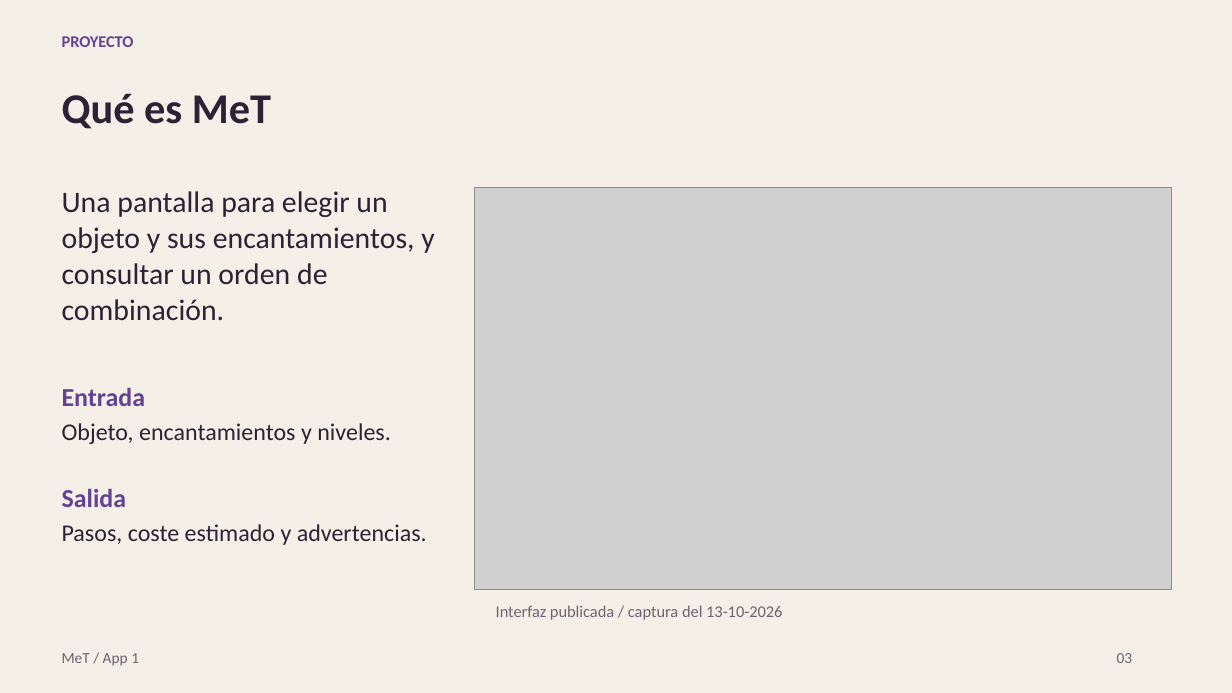
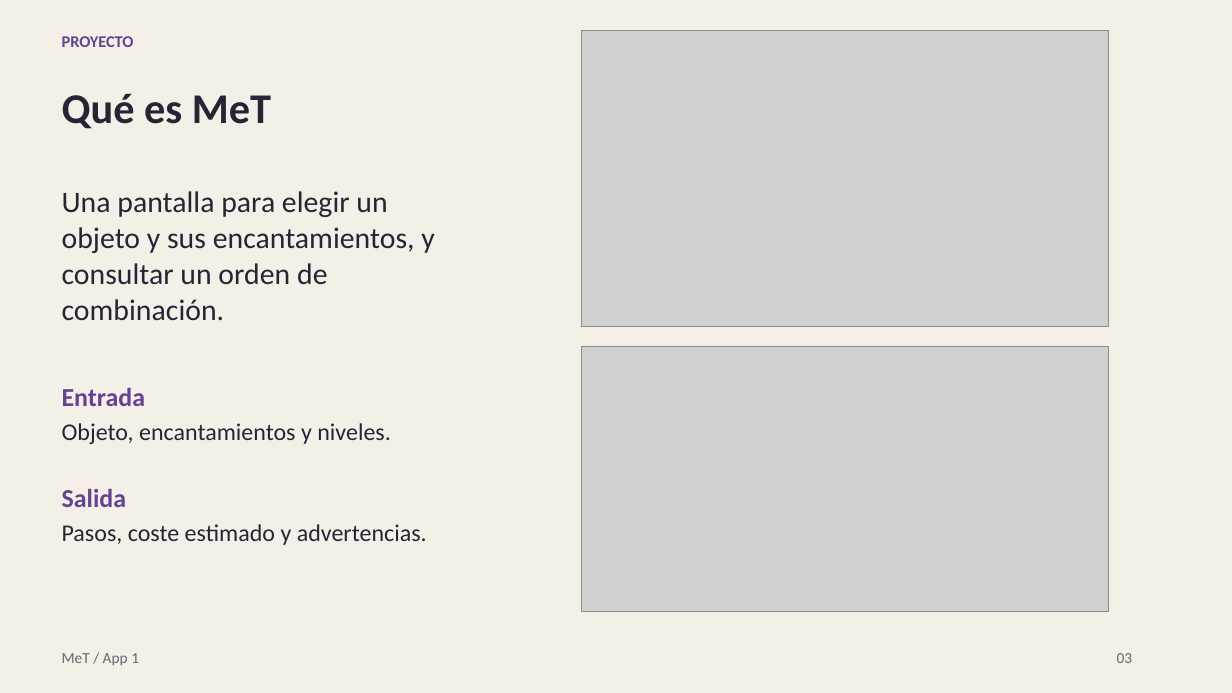
Before and after one commit to Marinettoo/Minecraft-Enchanting-Tool, a slide deck: slide 3 of presentacion/MeT-App1-Presentacion.pptx. Drawn at 1232x693 pixels with LibreOffice and Linux fonts; fonts in the diff are those of the drawing; grey boxes stand for pictures. Boxes give left, top, right and bottom in pixels: in the first picture for what was removed or moved away, otherwise in the second. Text is boxed around its words. In the diff, an @@ line names an element or a change of style, - is before the commit and + after.

```diff
--- a/presentacion/MeT-App1-Presentacion.pptx
+++ b/presentacion/MeT-App1-Presentacion.pptx
@@ picture: place and size @@
-picture at (475,188,1172,590)
+picture at (581,30,1109,326)
@@ picture added at (581,347,1109,612) @@
@@ text removed at (496,605,782,620) @@
-Interfaz publicada / captura del 13-10-2026
```
Also in this commit, not shown: 5 other slides changed, 7 slides removed, 2 other files.
